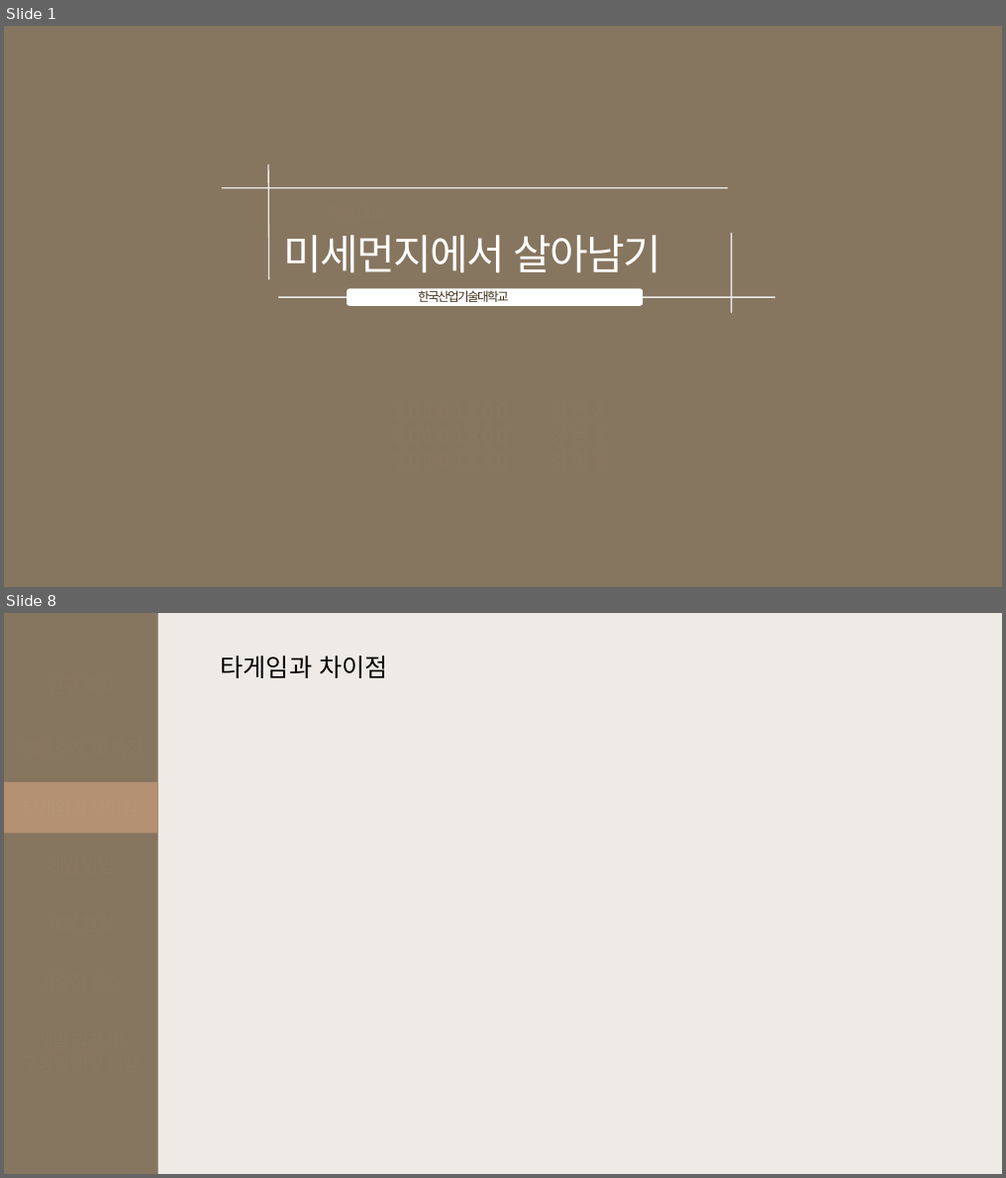
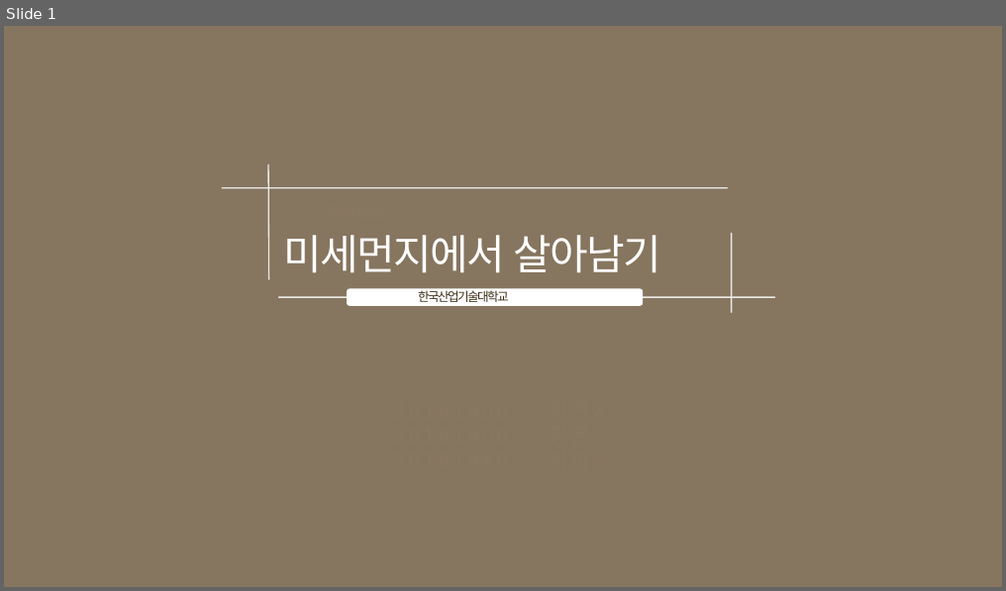
Before and after one commit to goldsun119/Graduation-Project, a slide deck: Document/1206 기획발표자료_03.pptx. Shown one above the other, each under a label of ours: slides 1 and 8 before the commit, slide 1 after it; the slides between them are not shown. The pictures are 1006x1178 and 1006x591 pixels, drawn with LibreOffice and Linux fonts; fonts in the diff are those of the drawing. Boxes give left, top, right and bottom in pixels: in the first picture for what was removed or moved away, otherwise in the second. Text is boxed around its words. In the diff, an @@ line names an element or a change of style, - is before the commit and + after.

```diff
--- a/Document/1206 기획발표자료_03.pptx
+++ b/Document/1206 기획발표자료_03.pptx
@@ slide 8 removed at (4, 613, 1002, 1174), background #EEEBE6 @@
@@ rectangle removed at (4, 613, 158, 1174) @@
@@ text removed at (220, 656, 388, 678) @@
-타게임과 차이점
@@ rectangle removed at (4, 782, 158, 833) @@
```
Also in this commit, not shown: 6 slides changed, 4 slides added, 4 other slides removed, 2 other files.
